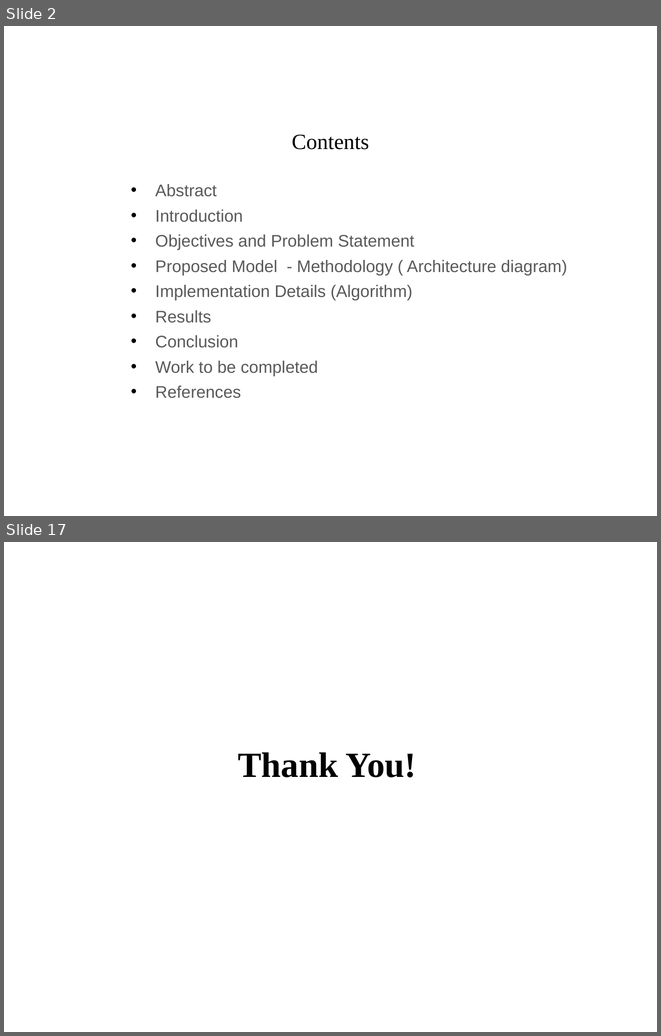
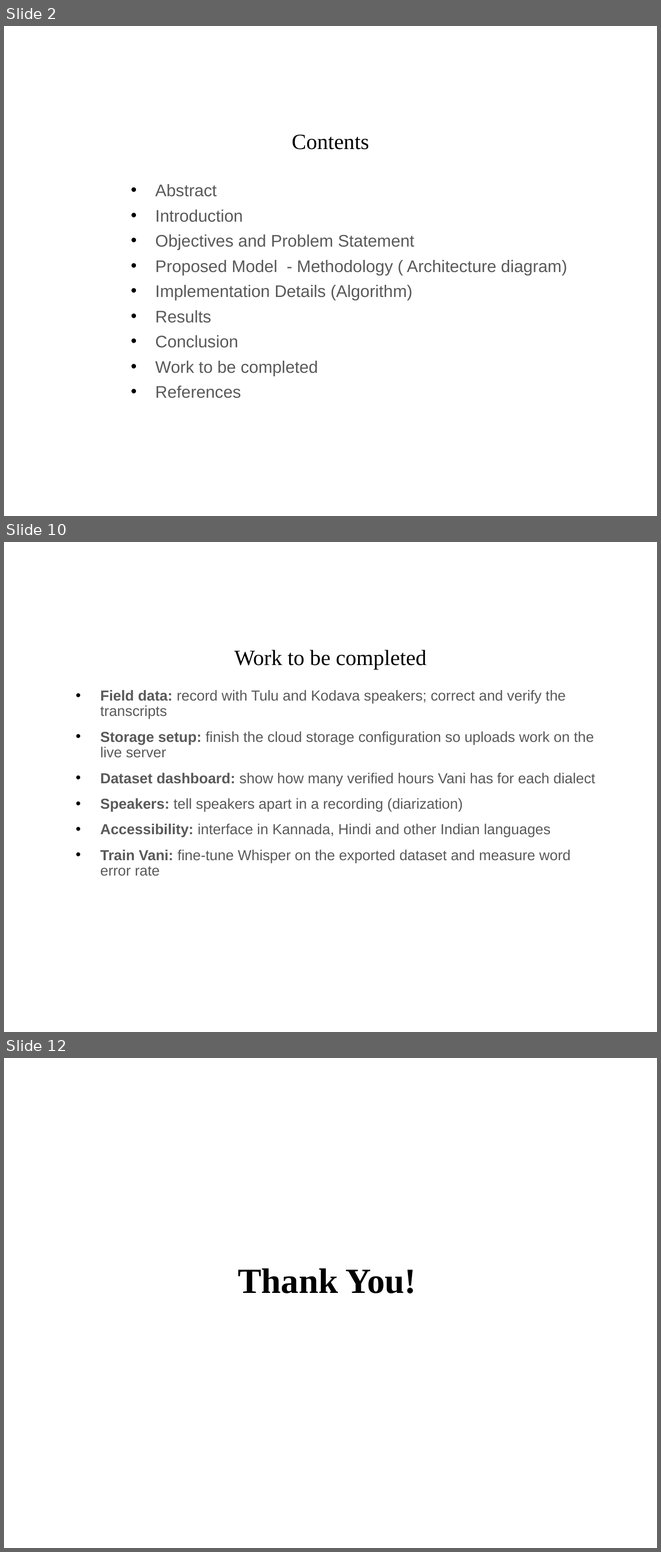
Before and after one commit to Mohamed-Ali-4/SwaraVeda, a slide deck: docs/SwaraVeda_Review2.pptx. Shown one above the other, each under a label of ours: slides 2 and 17 before the commit, slides 2, 10 and 12 after it; the slides between them are not shown. The pictures are 661x1036 and 661x1552 pixels, drawn with LibreOffice and Linux fonts; fonts in the diff are those of the drawing; background and template pictures are left out. Boxes give left, top, right and bottom in pixels: in the first picture for what was removed or moved away, otherwise in the second. Text is boxed around its words. In the diff, an @@ line names an element or a change of style, - is before the commit and + after.

```diff
--- a/docs/SwaraVeda_Review2.pptx
+++ b/docs/SwaraVeda_Review2.pptx
@@ slide 10 added at <box>4,542,657,1032</box>, background picture (left out) @@
@@ text added at <box>235,650,426,669</box>, 24 pt, text #000000 @@
+Work to be completed
@@ text added at <box>100,690,595,876</box>, 16 pt, text #595959 @@
+• Field data: record with Tulu and Kodava speakers; correct and verify the transcripts
+• Storage setup: finish the cloud storage configuration so uploads work on the live server
+• Dataset dashboard: show how many verified hours Vani has for each dialect
+• Speakers: tell speakers apart in a recording (diarization)
+• Accessibility: interface in Kannada, Hindi and other Indian languages
+• Train Vani: fine-tune Whisper on the exported dataset and measure word error rate
@@ what was slide 17 is now slide 12 @@
```
Also in this commit, not shown: 7 slides changed, 2 other slides added, 8 slides removed, 1 other file.
